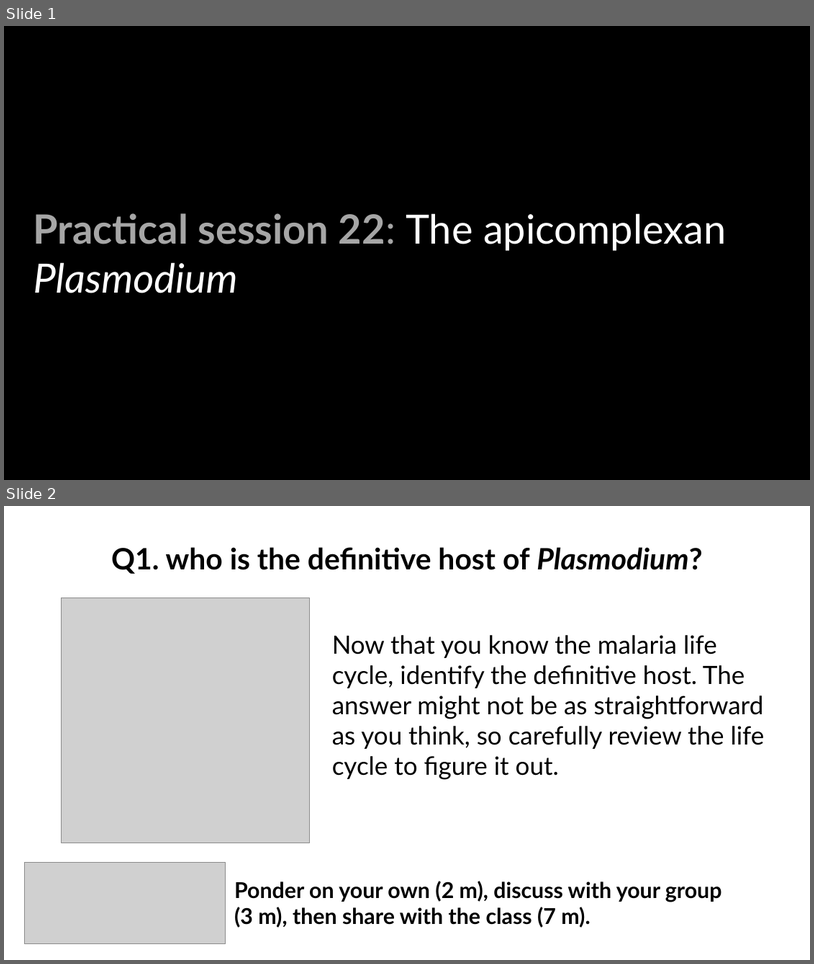
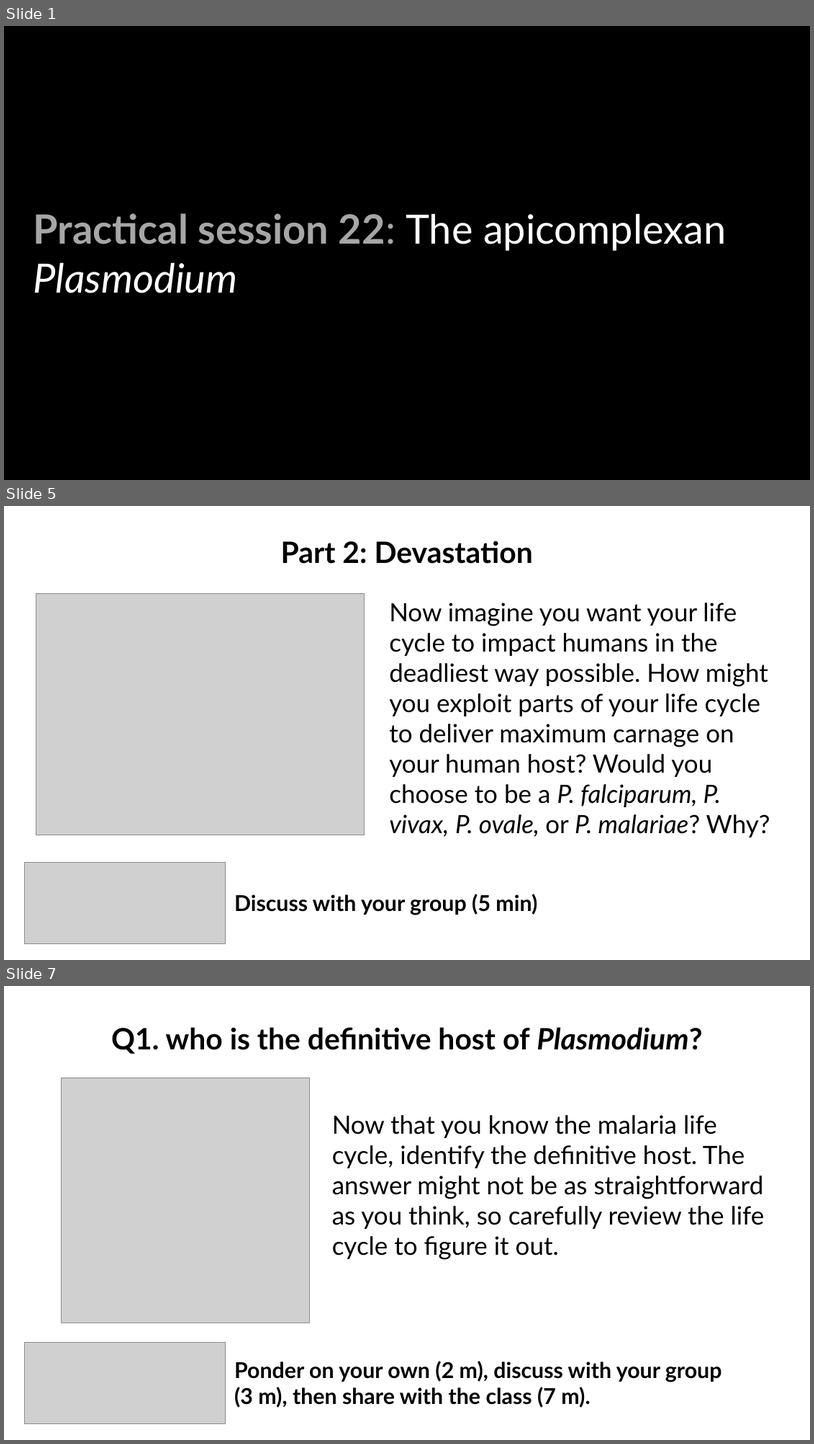
Before and after one commit to wood-lab/fish_406, a slide deck: lectures/in-class_activities/class_22.pptx. Shown one above the other, each under a label of ours: slides 1 and 2 before the commit, slides 1, 5 and 7 after it; the slides between them are not shown. The pictures are 814x964 and 814x1444 pixels, drawn with LibreOffice and Linux fonts; fonts in the diff are those of the drawing; grey boxes stand for pictures. Boxes give left, top, right and bottom in pixels: in the first picture for what was removed or moved away, otherwise in the second. Text is boxed around its words. In the diff, an @@ line names an element or a change of style, - is before the commit and + after.

```diff
--- a/lectures/in-class_activities/class_22.pptx
+++ b/lectures/in-class_activities/class_22.pptx
@@ slide 5 added at (x1=4, y1=506, x2=810, y2=960), background #FFFFFF @@
@@ text added at (x1=281, y1=541, x2=533, y2=564), 35 pt, text #000000, bold @@
+Part 2: Devastation
@@ picture added at (x1=36, y1=593, x2=364, y2=834) @@
@@ text added at (x1=389, y1=602, x2=771, y2=837), 30 pt, text #000000 @@
+Now imagine you want your life cycle to impact humans in the deadliest way possible. How might you exploit parts of your life cycle to deliver maximum carnage on your human host? Would you choose to be a P. falciparum, P. vivax, P. ovale, or P. malariae? Why?
@@ picture added at (x1=25, y1=862, x2=226, y2=943) @@
@@ text added at (x1=234, y1=893, x2=538, y2=915), 26 pt, text #000000, bold @@
+Discuss with your group (5 min)
@@ what was slide 2 is now slide 7 @@
```
Also in this commit, not shown: 4 other slides added.
